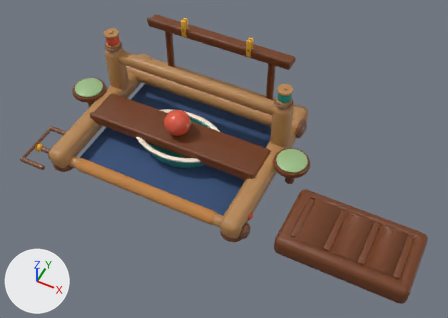
The glTF model public/models/loom.glb as it was, and as the next commit left it.
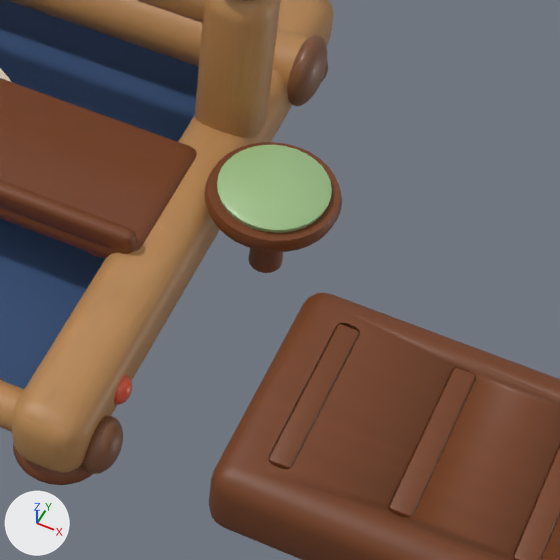
The first picture shows the older version from a 50 mm lens placed at (0.306, -0.479, 0.616), pointed at (0.075, -0.017, 0.038). The close-ups show the older and then the newer version on the part from 48% to 83% of the width and 34% to 83% of the height of that picture. Only the edits that show in the close-ups are written down. Arrows for +X, +Y and +Z are at lower left; the lights stay in place. Where no turn or scale is listed for an object, it has been applied to the vertices. Vertices at exactly the same position are counted once.

Names of what the first close-up shows: 'BackBeam', 'Bed', 'LeverBase', 'LeverSlotPlug0', 'LeverSlotPlug1', 'LeverSlotPlug2', 'PerchLegR', 'PerchPadR', 'PerchR', 'PostR', 'RailR', 'ShelfLip', 'ShelfTop' and 8 more.
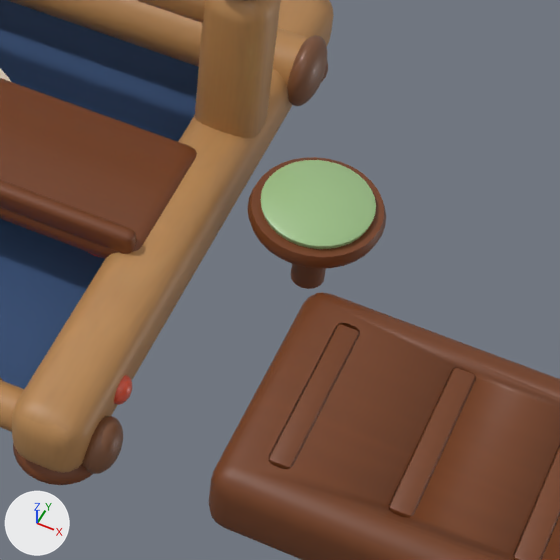
The edits, one by one:
me_perchlegr is used by ob_perchlegr; location (0.0, 0.0, 0.0).
me_perchlegr had 34 vertices, 64 faces and spanned x 0.146..0.158, y 0.012..0.024, z 0.0..0.031.
me_perchlegr now has 34 vertices, 64 faces and spans x 0.162..0.174, y 0.012..0.024, z 0.0..0.031.
me_perchlegr part 1: the whole mesh is moved by (0.016, 0.0, 0.0).
me_perchpadr is used by ob_perchpadr; location (0.0, 0.0, 0.0).
me_perchpadr had 98 vertices, 192 faces and spanned x 0.1325..0.1715, y -0.0015..0.0375, z 0.037..0.04.
me_perchpadr now has 98 vertices, 192 faces and spans x 0.1485..0.1875, y -0.0015..0.0375, z 0.037..0.04.
me_perchpadr part 2: the whole mesh is moved by (0.016, 0.0, 0.0).
me_perchr is used by ob_perchr; location (0.0, 0.0, 0.0).
me_perchr had 98 vertices, 192 faces and spanned x 0.1285..0.1755, y -0.0055..0.0415, z 0.031..0.037.
me_perchr no longer uses material mat_walnutwood.
me_perchr now has 98 vertices, 192 faces and spans x 0.1445..0.1915, y -0.0055..0.0415, z 0.031..0.037.
me_perchr part 3: the whole mesh is moved by (0.016, 0.0, 0.0).
me_perchr gains material mat_walnutwood_001.

Changed parts and their boxes (x1, y1, x2, y2) in the close-ups (560 x 560 px):
'PerchPadR', moved: before (217, 145, 332, 233); after (260, 160, 376, 249)
'PerchR', moved: before (204, 142, 342, 252); after (248, 157, 386, 269)
'PerchLegR', moved: before (248, 248, 283, 273); after (290, 264, 326, 289)
